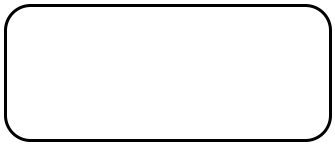
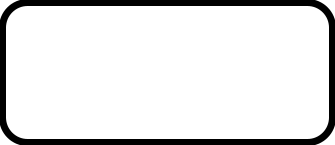
Before/after of a (335, 145) layered artwork. What changed in the layer stack:
pixels changed over box(0, 0, 335, 145) (layer not identified)
